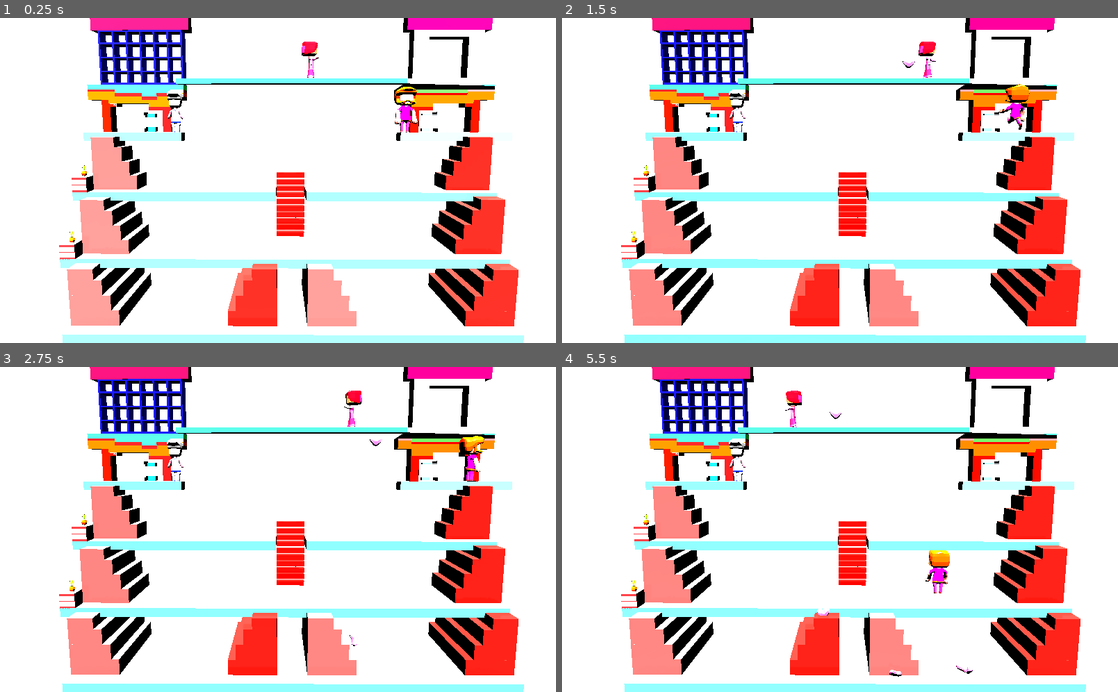
Above: before the commit, frames 1-4 (two rows, left to right).
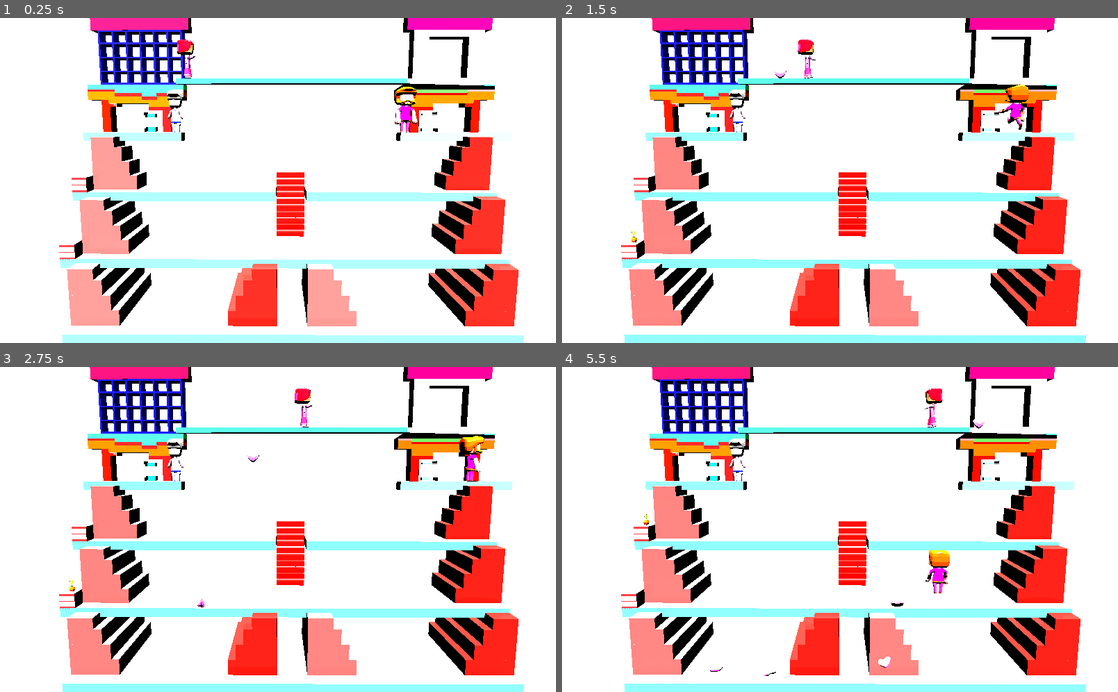
Above: after the commit, the same moments.

Repository: lorentealberto/GodotGames
Game: Godot game, scene res://escenas/juego.tscn
Same seed, same stepped clock (60 frames per second), same inputs: the game is played once before the commit and once after it.
Inputs:
- Up to frame 1 (0.25 s): no input
- Up to frame 2 (1.5 s): tap Enter (ui_accept) at 0.5, 0.6, 1.35 s; hold Right (brutus_mover_derecha) 0.53-1.28 s; tap L (brutus_saltar) at 0.77 s; hold Up (brutus_mover_atras) from 1.28 s (still down)
- Up to frame 3 (2.75 s): tap L (brutus_saltar) at 1.52 s; release Up (brutus_mover_atras) at 2.03 s; hold Right (brutus_mover_derecha) from 2.03 s (still down); tap Enter (ui_accept) at 2.1 s
- Up to frame 4 (5.5 s): release Right (brutus_mover_derecha) at 2.78 s; hold Down (brutus_mover_adelante) 2.78-3.53 s; tap Enter (ui_accept) every 0.75 s from 2.85 to 5.1 s; tap L (brutus_saltar) at 3.02, 3.77, 4.52 s; hold Left (brutus_mover_izquierda) 3.53-5.03 s; hold Up (brutus_mover_atras) from 5.03 s (still down)

The runs differ from the first frame. In frame 1, 0.4% of the frame differs, in the area x 12-58%, y 6-70%; in frame 2, 0.4%; in frame 3, 0.5%; in frame 4, 0.7%, in the area x 12-77%, y 6-96%.
Error before the commit: Invalid set index 'visible' (on base: 'null instance') with value of type 'bool'. (res://scripts/macetero.gd:12)

Commit message:
Popeye 3D
Optimizado nodo de Olivia

Diff:
--- a/Popeye 3D/escenas/juego.tscn
+++ b/Popeye 3D/escenas/juego.tscn
@@ -36,9 +36,6 @@
 [sub_resource type="BoxShape" id=42]
 extents = Vector3( 0.668465, 1.43542, 0.258752 )
 
-[sub_resource type="BoxShape" id=46]
-extents = Vector3( 0.334569, 1, 0.394771 )
-
 [sub_resource type="BoxShape" id=38]
 extents = Vector3( 0.312734, 0.323416, 0.346257 )
 
@@ -51,14 +48,17 @@
 [sub_resource type="BoxShape" id=4]
 extents = Vector3( 0.143688, 0.789907, 0.020959 )
 
-[sub_resource type="BoxShape" id=45]
-extents = Vector3( 0.290792, 0.759247, 0.268712 )
-
 [sub_resource type="PhysicsMaterial" id=44]
 friction = 0.0
 
 [sub_resource type="BoxShape" id=43]
 extents = Vector3( 0.137311, 0.644242, 0.0760248 )
+
+[sub_resource type="Curve3D" id=49]
+_data = {
+"points": PoolVector3Array( 0, 0, 0, 0, 0, 0, -4.93167, 4.76837e-07, 0.980265, 0, 0, 0, 0, 0, 0, -4.92411, 4.76837e-07, 0.972702, 0, 0, 0, 0, 0, 0, 4.77004, 1.19209e-06, 1.01396, 0, 0, 0, 0, 0, 0, 4.77004, 2.38419e-07, 1.00434, 0, 0, 0, 0, 0, 0, -4.92411, 4.76837e-07, 0.972702 ),
+"tilts": PoolRealArray( 0, 0, 0, 0, 0 )
+}
 
 [node name="Juego" type="Spatial"]
 
@@ -110,17 +110,6 @@
 [node name="CollisionShape" type="CollisionShape" parent="Escenario/EscaleraVertical"]
 transform = Transform( 1, 0, 0, 0, 1, 0, 0, 0, 1, 0, -2.2137, 1.30784 )
 shape = SubResource( 42 )
-
-[node name="LimitesTejado" type="Area" parent="Escenario"]
-transform = Transform( 0.25, 0, 0, 0, 0.25, 0, 0, 0, 0.25, 0, 0.00663996, 0 )
-
-[node name="CollisionShape" type="CollisionShape" parent="Escenario/LimitesTejado"]
-transform = Transform( 1, 0, 0, 0, 1, 0, 0, 0, 1, -4.60504, 4, 0.893049 )
-shape = SubResource( 46 )
-
-[node name="CollisionShape2" type="CollisionShape" parent="Escenario/LimitesTejado"]
-transform = Transform( 1, 0, 0, 0, 1, 0, 0, 0, 1, 4.61124, 4, 0.893049 )
-shape = SubResource( 46 )
 
 [node name="Maceteros" type="Node" parent="Escenario"]
 script = ExtResource( 11 )
@@ -280,34 +269,6 @@
 cast_to = Vector3( 0, -0.75, 0 )
 debug_shape_thickness = 4
 
-[node name="Olivia" type="RigidBody" parent="."]
-transform = Transform( 1, 0, 0, 0, 1, 0, 0, 0, 1, 0.463166, 3.33062, 0.7195 )
-mode = 2
-script = ExtResource( 7 )
-__meta__ = {
-"_edit_group_": true
-}
-
-[node name="Pivot" type="Spatial" parent="Olivia"]
-
-[node name="Character" parent="Olivia/Pivot" instance=ExtResource( 4 )]
-
-[node name="CollisionShape" type="CollisionShape" parent="Olivia"]
-transform = Transform( 1, 0, 0, 0, 1, 0, 0, 0, 1, 0, 0.775761, 0 )
-shape = SubResource( 45 )
-
-[node name="Cuerpo" type="Area" parent="Olivia"]
-
-[node name="CollisionShape" type="CollisionShape" parent="Olivia/Cuerpo"]
-transform = Transform( 1, 0, 0, 0, 1, 0, 0, 0, 1, 0, 0.775761, 0 )
-shape = SubResource( 45 )
-
-[node name="Timer" type="Timer" parent="Olivia"]
-autostart = true
-
-[node name="SpawnPosition" type="Position3D" parent="Olivia"]
-transform = Transform( 1, 0, 0, 0, 1, 0, 0, 0, 1, 0, 1.17928, 0.331654 )
-
 [node name="Brutus" type="RigidBody" parent="."]
 transform = Transform( 1, 0, 0, 0, 1, 0, 0, 0, 1, 5.16794, 1.00487, 0.18596 )
 mode = 2
@@ -338,8 +299,25 @@
 enabled = true
 cast_to = Vector3( 0, -0.75, 0 )
 
+[node name="Tejado" type="Path" parent="."]
+transform = Transform( 1, 0, 0, 0, 1, 0, 0, 0, 1, 0, 3.32335, 0 )
+curve = SubResource( 49 )
+
+[node name="Olivia" type="PathFollow" parent="Tejado"]
+transform = Transform( -0.0337206, -7.09105e-08, 0.999431, 0, 1, 7.09508e-08, -0.999431, 2.3925e-09, -0.0337206, -4.93167, 4.76837e-07, 0.980265 )
+rotation_mode = 4
+cubic_interp = false
+script = ExtResource( 7 )
+
+[node name="Modelo" parent="Tejado/Olivia" instance=ExtResource( 4 )]
+
+[node name="SpawnPosition" type="Position3D" parent="Tejado/Olivia"]
+transform = Transform( 1, 0, 0, 0, 1, 0, 0, 0, 1, 0, 1.23191, 0 )
+
+[node name="Timer" type="Timer" parent="Tejado/Olivia"]
+autostart = true
+
 [connection signal="timeout" from="Escenario/Maceteros/Timer" to="Escenario/Maceteros" method="_on_Timer_timeout"]
 [connection signal="corazon_cogido" from="Popeye" to="Escenario/PanelCorazones" method="_on_Popeye_corazon_cogido"]
 [connection signal="area_entered" from="Popeye/Body" to="Popeye" method="_on_Body_area_entered"]
-[connection signal="area_entered" from="Olivia/Cuerpo" to="Olivia" method="_on_Cuerpo_area_entered"]
-[connection signal="timeout" from="Olivia/Timer" to="Olivia" method="_on_Timer_timeout"]
+[connection signal="timeout" from="Tejado/Olivia/Timer" to="Tejado/Olivia" method="_on_Timer_timeout"]
--- a/Popeye 3D/scripts/controlador_corazon.gd
+++ b/Popeye 3D/scripts/controlador_corazon.gd
@@ -2,7 +2,7 @@
 
 func _ready() -> void:
 	randomize()
-	apply_central_impulse(Vector3(rand_range(-3.0, 3.0), 1, rand_range(0.0, 2.5)))
+	apply_central_impulse(Vector3(rand_range(-3.0, 3.0), 0, rand_range(0.2, 2.0)))
 
 
 func _on_VisibilityNotifier_screen_exited() -> void:
--- a/Popeye 3D/scripts/macetero.gd
+++ b/Popeye 3D/scripts/macetero.gd
@@ -7,6 +7,6 @@
 
 func _process(delta: float) -> void:
 	if activado:
-		$Model.visible = true
+		$Modelo.visible = true
 	else:
-		$Model.visible = false
+		$Modelo.visible = false
--- a/Popeye 3D/scripts/maceteros.gd
+++ b/Popeye 3D/scripts/maceteros.gd
@@ -1,6 +1,6 @@
 extends Node
 
-onready var maceteros: Array = [$Macetero1, $Macetero2]
+onready var maceteros: Array = [$MaceteroSuperior, $MaceteroInferior]
 
 func _ready() -> void:
 	randomize()
--- a/Popeye 3D/scripts/olivia_controller.gd
+++ b/Popeye 3D/scripts/olivia_controller.gd
@@ -1,33 +1,19 @@
-extends RigidBody
+extends PathFollow
 
 onready var pl_corazon := preload("res://objetos/corazon.tscn")
 
 const SPEED: float = 2.0
-var velocity: Vector3
-var direccion: Vector3
 
 func _ready() -> void:
-	velocity = Vector3.ZERO
-	direccion.x = 1
-
-	$Pivot/Character/AnimationPlayer.get_animation("Walk").loop = true
-	$Pivot/Character/AnimationPlayer.play("Walk");
+	$Modelo/AnimationPlayer.get_animation("Walk").loop = true
+	$Modelo/AnimationPlayer.play("Walk");
 
 func _process(delta: float) -> void:
-	if direccion != Vector3.ZERO:
-		direccion = direccion.normalized()
-		$Pivot.look_at(translation + -direccion, Vector3.UP)
-	velocity.x = direccion.x * SPEED
+	set_offset(get_offset() + SPEED * delta)
 
-func _integrate_forces(state: PhysicsDirectBodyState) -> void:
-	state.linear_velocity = Vector3(velocity.x, state.linear_velocity.y, state.linear_velocity.z)
 
 func _on_Timer_timeout() -> void:
-	var instancia_corazon = pl_corazon.instance()
-	instancia_corazon.transform.origin = $SpawnPosition.global_transform.origin
-	get_parent().add_child(instancia_corazon)
+	var inst_corazon := pl_corazon.instance()
+	inst_corazon.transform.origin = $SpawnPosition.global_transform.origin
 
-
-func _on_Cuerpo_area_entered(area: Area) -> void:
-	if area.name == "LimitesTejado":
-		direccion *= -1
+	get_tree().get_root().add_child(inst_corazon)
Not shown: 1 places in Popeye 3D/escenas/juego.tscn that only renumber resources
